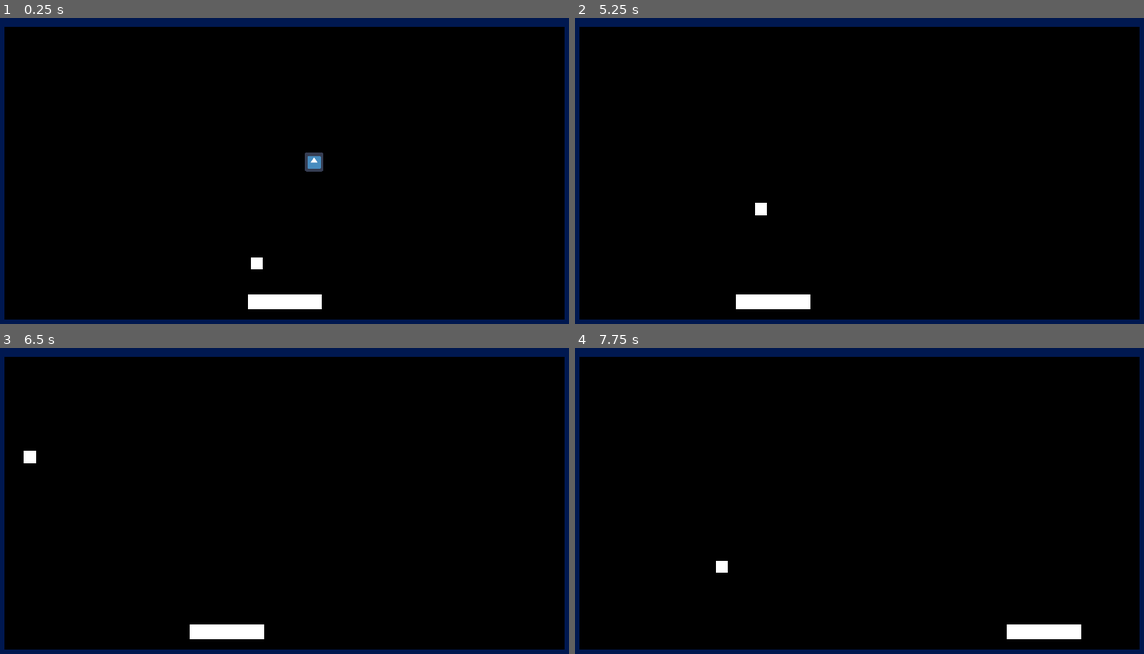
Above: before the commit, frames 1-4 (two rows, left to right).
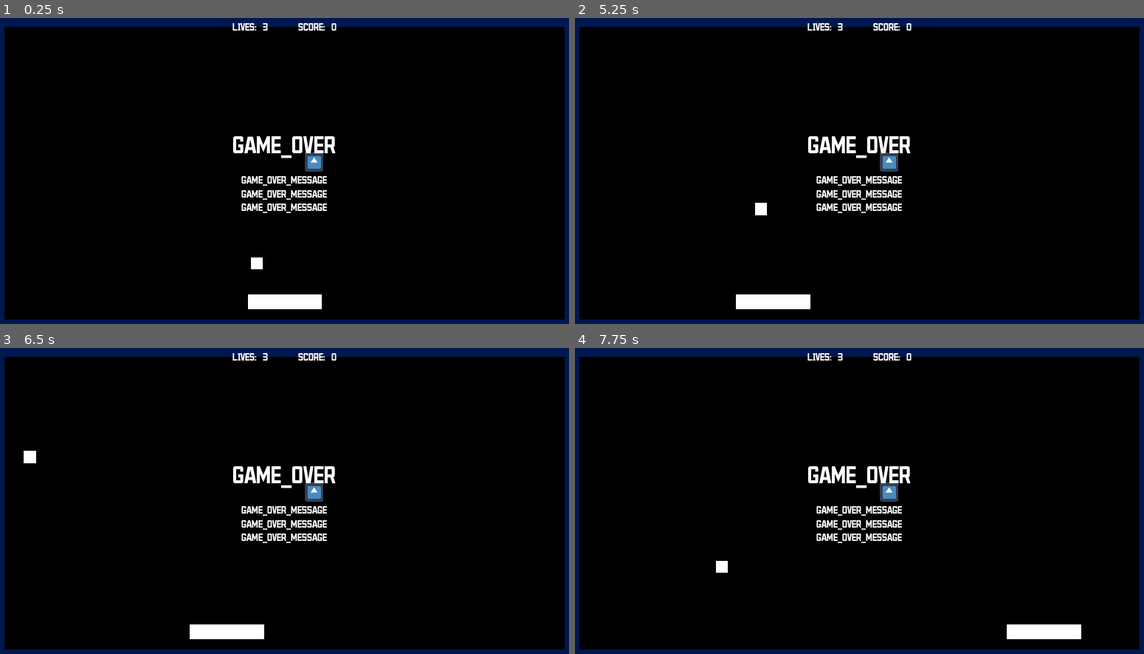
Above: after the commit, the same moments.

Repository: AlixBarreaux/simple-breakout
Game: Godot game, scene res://Scenes/Main.tscn
The game is run twice, just before and just after one commit, with the same random seed, the same clock (stepped at 60 frames per second) and the same inputs. Before the commit the project starts from res://Scenes/World.tscn. The engine's default icon, where the game draws it, is replaced by a stand-in: a white triangle on a blue panel in a dark square.
Inputs:
- Up to frame 1 (0.25 s): no input
- Up to frame 2 (5.25 s): tap Enter at 0.5 s; hold D (move_right) 0.53-1.28 s; hold Q (move_left) 1.28-2.03 s; hold D (move_right) 2.03-3.53 s; hold Q (move_left) from 3.53 s (still down)
- Up to frame 3 (6.5 s): release Q (move_left) at 5.78 s; hold D (move_right) from 5.78 s (still down)
- Up to frame 4 (7.75 s): keep holding D (move_right)

The runs differ from the first frame. In frame 1, 1.7% of the frame differs, in the area x 40-60%, y 1-64%; in frame 2, 1.9%; in frame 3, 1.9%; in frame 4, 1.9%.

Commit message:
Make the score update in the GUI in a way as decoupled as possible

Diff:
--- /dev/null
+++ b/Level.tscn
@@ -0,0 +1,148 @@
+[gd_scene load_steps=14 format=2]
+
+[ext_resource path="res://Scenes/Bricks/Brick.tscn" type="PackedScene" id=1]
+[ext_resource path="res://LivesManager.tscn" type="PackedScene" id=2]
+[ext_resource path="res://Scripts/balls_manager.gd" type="Script" id=3]
+[ext_resource path="res://Scripts/bricks_manager.gd" type="Script" id=10]
+[ext_resource path="res://Scenes/Paddle.tscn" type="PackedScene" id=11]
+[ext_resource path="res://Scenes/Ball.tscn" type="PackedScene" id=12]
+[ext_resource path="res://Scenes/Bricks/BrickHealth.tscn" type="PackedScene" id=13]
+[ext_resource path="res://Scenes/GUI/InGameGUI.tscn" type="PackedScene" id=14]
+[ext_resource path="res://Scenes/GUI/PauseMenu.tscn" type="PackedScene" id=15]
+[ext_resource path="res://level.gd" type="Script" id=16]
+
+[sub_resource type="RectangleShape2D" id=1]
+extents = Vector2( 928.202, 78.0024 )
+
+[sub_resource type="RectangleShape2D" id=2]
+extents = Vector2( 25, 540 )
+
+[sub_resource type="RectangleShape2D" id=3]
+extents = Vector2( 25, 940 )
+
+[node name="Level" type="Node2D"]
+script = ExtResource( 16 )
+
+[node name="LivesManager" parent="." instance=ExtResource( 2 )]
+current_lives = 3
+lives_gui_node_path = NodePath("../InGameGUICanvasLayer/InGameGUI/HBoxContainer/LivesGUI")
+
+[node name="StaticBody2D" type="StaticBody2D" parent="."]
+position = Vector2( 1010.26, 240.496 )
+
+[node name="CollisionShape2D" type="CollisionShape2D" parent="StaticBody2D"]
+position = Vector2( -22.2236, 0 )
+shape = SubResource( 1 )
+
+[node name="Bricks" type="Node2D" parent="."]
+script = ExtResource( 10 )
+
+[node name="Brick" parent="Bricks" instance=ExtResource( 1 )]
+position = Vector2( 691.983, 605.563 )
+score_value = 1
+
+[node name="BrickHealth" parent="Bricks" instance=ExtResource( 13 )]
+position = Vector2( 1089.23, 502.141 )
+score_value = 3
+
+[node name="Terrain" type="Node2D" parent="."]
+
+[node name="Borders" type="Node2D" parent="Terrain"]
+__meta__ = {
+"_edit_group_": true,
+"_edit_lock_": true
+}
+
+[node name="WallLeft" type="StaticBody2D" parent="Terrain/Borders"]
+collision_layer = 4
+collision_mask = 3
+
+[node name="Polygon2D" type="Polygon2D" parent="Terrain/Borders/WallLeft"]
+color = Color( 0, 0.0941176, 0.313726, 1 )
+polygon = PoolVector2Array( 0, 0, 50, 0, 50, 1080, 0, 1080 )
+
+[node name="CollisionShape2D" type="CollisionShape2D" parent="Terrain/Borders/WallLeft"]
+position = Vector2( 25, 540 )
+shape = SubResource( 2 )
+
+[node name="WallRight" type="StaticBody2D" parent="Terrain/Borders"]
+position = Vector2( 1930, 0 )
+collision_layer = 4
+collision_mask = 3
+
+[node name="Polygon2D" type="Polygon2D" parent="Terrain/Borders/WallRight"]
+color = Color( 0, 0.0941176, 0.313726, 1 )
+polygon = PoolVector2Array( 0, 0, 50, 0, 50, 1080, 0, 1080 )
+
+[node name="CollisionShape2D" type="CollisionShape2D" parent="Terrain/Borders/WallRight"]
+position = Vector2( 25, 540 )
+shape = SubResource( 2 )
+
+[node name="Ceiling" type="StaticBody2D" parent="Terrain/Borders"]
+position = Vector2( 2070, 0 )
+rotation = 1.57079
+collision_layer = 4
+collision_mask = 3
+
+[node name="Polygon2D" type="Polygon2D" parent="Terrain/Borders/Ceiling"]
+position = Vector2( 0, 140 )
+color = Color( 0, 0.0941176, 0.313726, 1 )
+polygon = PoolVector2Array( 0, 0, 50, 0, 50, 1880, 0, 1880 )
+
+[node name="CollisionShape2D" type="CollisionShape2D" parent="Terrain/Borders/Ceiling"]
+position = Vector2( 25, 1080 )
+shape = SubResource( 3 )
+
+[node name="Floor" type="StaticBody2D" parent="Terrain/Borders"]
+position = Vector2( 2070, 1030 )
+rotation = 1.57079
+collision_layer = 4
+collision_mask = 3
+
+[node name="Polygon2D" type="Polygon2D" parent="Terrain/Borders/Floor"]
+position = Vector2( 0, 140 )
+color = Color( 0, 0.0941176, 0.313726, 1 )
+polygon = PoolVector2Array( 0, 0, 50, 0, 50, 1880, 0, 1880 )
+
+[node name="CollisionShape2D" type="CollisionShape2D" parent="Terrain/Borders/Floor"]
+position = Vector2( 25, 1080 )
+shape = SubResource( 3 )
+
+[node name="Paddles" type="Node2D" parent="."]
+
+[node name="Paddle" parent="Paddles" instance=ExtResource( 11 )]
+position = Vector2( 991.326, 996.533 )
+current_speed = 650
+
+[node name="Balls" type="Node2D" parent="."]
+script = ExtResource( 3 )
+
+[node name="Ball" parent="Balls" instance=ExtResource( 12 )]
+position = Vector2( 997.47, 889.838 )
+
+[node name="ArenaBackgroundCanvasLayer" type="CanvasLayer" parent="."]
+layer = -1
+
+[node name="ColorRect" type="ColorRect" parent="ArenaBackgroundCanvasLayer"]
+anchor_right = 1.0
+anchor_bottom = 1.0
+color = Color( 0, 0, 0, 1 )
+__meta__ = {
+"_edit_lock_": true,
+"_edit_use_anchors_": false
+}
+
+[node name="InGameGUICanvasLayer" type="CanvasLayer" parent="."]
+
+[node name="InGameGUI" parent="InGameGUICanvasLayer" instance=ExtResource( 14 )]
+visible = false
+margin_top = -2.37842
+margin_bottom = -2.37842
+
+[node name="PauseMenu" parent="InGameGUICanvasLayer" instance=ExtResource( 15 )]
+visible = false
+
+[connection signal="lives_set" from="LivesManager" to="InGameGUICanvasLayer/InGameGUI/HBoxContainer/LivesGUI" method="_on_LivesManager_lives_set"]
+[connection signal="tree_entered" from="InGameGUICanvasLayer/InGameGUI/HBoxContainer/LivesGUI" to="LivesManager" method="_on_LivesGUI_tree_entered"]
+
+[editable path="InGameGUICanvasLayer/InGameGUI"]
--- /dev/null
+++ b/LivesGUI.tscn
@@ -0,0 +1,37 @@
+[gd_scene load_steps=2 format=2]
+
+[ext_resource path="res://lives_gui.gd" type="Script" id=1]
+
+[node name="LivesGUI" type="HBoxContainer"]
+margin_right = 153.0
+margin_bottom = 41.0
+custom_constants/separation = 20
+alignment = 1
+script = ExtResource( 1 )
+__meta__ = {
+"_edit_use_anchors_": false
+}
+
+[node name="LivesLabel" type="Label" parent="."]
+margin_left = 35.0
+margin_top = 13.0
+margin_right = 73.0
+margin_bottom = 27.0
+text = "LIVES:"
+align = 1
+valign = 1
+__meta__ = {
+"_edit_use_anchors_": false
+}
+
+[node name="LivesCounterLabel" type="Label" parent="."]
+margin_left = 93.0
+margin_top = 13.0
+margin_right = 117.0
+margin_bottom = 27.0
+text = "000"
+align = 1
+valign = 1
+__meta__ = {
+"_edit_use_anchors_": false
+}
--- /dev/null
+++ b/LivesManager.tscn
@@ -0,0 +1,6 @@
+[gd_scene load_steps=2 format=2]
+
+[ext_resource path="res://lives_manager.gd" type="Script" id=1]
+
+[node name="LivesManager" type="Node"]
+script = ExtResource( 1 )
--- a/Scenes/GUI/InGameGUI.tscn
+++ b/Scenes/GUI/InGameGUI.tscn
@@ -1,7 +1,13 @@
-[gd_scene load_steps=3 format=2]
+[gd_scene load_steps=6 format=2]
 
 [ext_resource path="res://Resources/Themes/main_theme.tres" type="Theme" id=1]
 [ext_resource path="res://Scripts/in_game_gui.gd" type="Script" id=2]
+[ext_resource path="res://Resources/Fonts/Dynamic_Fonts_Data/legend_dynamicfontdata.tres" type="DynamicFontData" id=3]
+[ext_resource path="res://LivesGUI.tscn" type="PackedScene" id=4]
+
+[sub_resource type="DynamicFont" id=1]
+size = 80
+font_data = ExtResource( 3 )
 
 [node name="InGameGUI" type="Control"]
 anchor_right = 1.0
@@ -11,7 +17,6 @@
 __meta__ = {
 "_edit_use_anchors_": false
 }
-current_lives = 2
 
 [node name="HBoxContainer" type="HBoxContainer" parent="."]
 anchor_left = 0.5
@@ -26,35 +31,7 @@
 "_edit_use_anchors_": false
 }
 
-[node name="LivesContainer" type="HBoxContainer" parent="HBoxContainer"]
-margin_right = 153.0
-margin_bottom = 41.0
-custom_constants/separation = 20
-alignment = 1
-__meta__ = {
-"_edit_use_anchors_": false
-}
-
-[node name="LivesLabel" type="Label" parent="HBoxContainer/LivesContainer"]
-margin_right = 82.0
-margin_bottom = 41.0
-text = "LIVES:"
-align = 1
-valign = 1
-__meta__ = {
-"_edit_use_anchors_": false
-}
-
-[node name="LivesCounterLabel" type="Label" parent="HBoxContainer/LivesContainer"]
-margin_left = 102.0
-margin_right = 153.0
-margin_bottom = 41.0
-text = "000"
-align = 1
-valign = 1
-__meta__ = {
-"_edit_use_anchors_": false
-}
+[node name="LivesGUI" parent="HBoxContainer" instance=ExtResource( 4 )]
 
 [node name="ScoreContainer" type="HBoxContainer" parent="HBoxContainer"]
 margin_left = 253.0
@@ -86,3 +63,52 @@
 __meta__ = {
 "_edit_use_anchors_": false
 }
+
+[node name="VBoxContainer" type="VBoxContainer" parent="."]
+anchor_left = 0.5
+anchor_top = 0.5
+anchor_right = 0.5
+anchor_bottom = 0.5
+margin_left = -334.0
+margin_top = -334.0
+margin_right = 333.0
+margin_bottom = 333.0
+custom_constants/separation = 50
+alignment = 1
+__meta__ = {
+"_edit_use_anchors_": false
+}
+
+[node name="GameOverLabel" type="Label" parent="VBoxContainer"]
+margin_top = 198.0
+margin_right = 667.0
+margin_bottom = 290.0
+custom_fonts/font = SubResource( 1 )
+text = "GAME_OVER"
+align = 1
+valign = 1
+
+[node name="GameOverMessageLabel" type="Label" parent="VBoxContainer"]
+margin_top = 340.0
+margin_right = 667.0
+margin_bottom = 469.0
+text = "GAME_OVER_MESSAGE
+GAME_OVER_MESSAGE
+GAME_OVER_MESSAGE"
+align = 1
+valign = 1
+
+[node name="ColorRect" type="ColorRect" parent="."]
+visible = false
+anchor_left = 0.5
+anchor_top = 0.5
+anchor_right = 0.5
+anchor_bottom = 0.5
+margin_left = -577.0
+margin_top = -285.0
+margin_right = 577.0
+margin_bottom = 285.0
+color = Color( 0, 0, 0, 1 )
+__meta__ = {
+"_edit_use_anchors_": false
+}
--- a/Scenes/GUI/LevelSelectionMenu.tscn
+++ b/Scenes/GUI/LevelSelectionMenu.tscn
@@ -3,7 +3,7 @@
 [ext_resource path="res://Resources/Fonts/Dynamic_Fonts_Data/legend_dynamicfontdata.tres" type="DynamicFontData" id=1]
 [ext_resource path="res://Scenes/GUI/LevelSelectionButton.tscn" type="PackedScene" id=2]
 [ext_resource path="res://Resources/Themes/main_theme.tres" type="Theme" id=3]
-[ext_resource path="res://Scenes/World.tscn" type="PackedScene" id=4]
+[ext_resource path="res://Scenes/Main.tscn" type="PackedScene" id=4]
 [ext_resource path="res://icon.png" type="Texture" id=5]
 [ext_resource path="res://Scripts/GUI/level_selection_menu.gd" type="Script" id=6]
 
--- a/Scenes/GUI/MainMenu.tscn
+++ b/Scenes/GUI/MainMenu.tscn
@@ -7,7 +7,7 @@
 [ext_resource path="res://Scenes/GUI/OptionsMenu.tscn" type="PackedScene" id=5]
 [ext_resource path="res://Scenes/GUI/LevelSelectionMenu.tscn" type="PackedScene" id=6]
 [ext_resource path="res://Scripts/GUI/main_menu.gd" type="Script" id=7]
-[ext_resource path="res://Scenes/World.tscn" type="PackedScene" id=8]
+[ext_resource path="res://Scenes/Main.tscn" type="PackedScene" id=8]
 
 [sub_resource type="DynamicFont" id=1]
 size = 60
--- a/Scenes/GUI/QuitToMainMenuButton.tscn
+++ b/Scenes/GUI/QuitToMainMenuButton.tscn
@@ -1,7 +1,8 @@
 [gd_scene load_steps=3 format=2]
 
 [ext_resource path="res://Resources/Fonts/Dynamic_Fonts/legend_bold_menu_buttons_dynamicfont.tres" type="DynamicFont" id=1]
-[ext_resource path="res://Scripts/quit_to_main_menu_button.gd" type="Script" id=2]
+[ext_resource path="res://Scripts/GUI/quit_to_main_menu_button.gd" type="Script" id=2]
+
 
 [node name="QuitToMainMenuButton" type="Button"]
 margin_top = 327.0
--- /dev/null
+++ b/Scenes/Main.tscn
@@ -0,0 +1,7 @@
+[gd_scene load_steps=2 format=2]
+
+[ext_resource path="res://Level.tscn" type="PackedScene" id=1]
+
+[node name="Main" type="Node"]
+
+[node name="Level" parent="." instance=ExtResource( 1 )]
--- a/Scenes/World.tscn
+++ /dev/null
@@ -1,144 +0,0 @@
-[gd_scene load_steps=12 format=2]
-
-[ext_resource path="res://Scenes/Paddle.tscn" type="PackedScene" id=1]
-[ext_resource path="res://Scenes/Bricks/Brick.tscn" type="PackedScene" id=2]
-[ext_resource path="res://Scenes/Ball.tscn" type="PackedScene" id=3]
-[ext_resource path="res://Scripts/balls_manager.gd" type="Script" id=4]
-[ext_resource path="res://Scenes/Bricks/BrickHealth.tscn" type="PackedScene" id=5]
-[ext_resource path="res://Scenes/GUI/InGameGUI.tscn" type="PackedScene" id=6]
-[ext_resource path="res://Scenes/GUI/PauseMenu.tscn" type="PackedScene" id=7]
-[ext_resource path="res://bricks_manager.gd" type="Script" id=8]
-
-[sub_resource type="RectangleShape2D" id=1]
-extents = Vector2( 928.202, 78.0024 )
-
-[sub_resource type="RectangleShape2D" id=3]
-extents = Vector2( 25, 540 )
-
-[sub_resource type="RectangleShape2D" id=4]
-extents = Vector2( 25, 940 )
-
-[node name="World" type="Node2D"]
-
-[node name="LevelTest" type="Node2D" parent="."]
-
-[node name="StaticBody2D" type="StaticBody2D" parent="LevelTest"]
-position = Vector2( 1010.26, 240.496 )
-
-[node name="CollisionShape2D" type="CollisionShape2D" parent="LevelTest/StaticBody2D"]
-position = Vector2( -22.2236, 0 )
-shape = SubResource( 1 )
-
-[node name="Bricks" type="Node2D" parent="LevelTest"]
-script = ExtResource( 8 )
-
-[node name="Brick" parent="LevelTest/Bricks" instance=ExtResource( 2 )]
-position = Vector2( 691.983, 605.563 )
-score_value = 1
-
-[node name="BrickHealth" parent="LevelTest/Bricks" instance=ExtResource( 5 )]
-position = Vector2( 1089.23, 502.141 )
-score_value = 3
-
-[node name="HealthManager" parent="LevelTest/Bricks/BrickHealth" index="0"]
-current_health = 2
-
-[node name="Terrain" type="Node2D" parent="LevelTest"]
-
-[node name="Borders" type="Node2D" parent="LevelTest/Terrain"]
-__meta__ = {
-"_edit_group_": true,
-"_edit_lock_": true
-}
-
-[node name="WallLeft" type="StaticBody2D" parent="LevelTest/Terrain/Borders"]
-collision_layer = 4
-collision_mask = 3
-
-[node name="Polygon2D" type="Polygon2D" parent="LevelTest/Terrain/Borders/WallLeft"]
-color = Color( 0, 0.0941176, 0.313726, 1 )
-polygon = PoolVector2Array( 0, 0, 50, 0, 50, 1080, 0, 1080 )
-
-[node name="CollisionShape2D" type="CollisionShape2D" parent="LevelTest/Terrain/Borders/WallLeft"]
-position = Vector2( 25, 540 )
-shape = SubResource( 3 )
-
-[node name="WallRight" type="StaticBody2D" parent="LevelTest/Terrain/Borders"]
-position = Vector2( 1930, 0 )
-collision_layer = 4
-collision_mask = 3
-
-[node name="Polygon2D" type="Polygon2D" parent="LevelTest/Terrain/Borders/WallRight"]
-color = Color( 0, 0.0941176, 0.313726, 1 )
-polygon = PoolVector2Array( 0, 0, 50, 0, 50, 1080, 0, 1080 )
-
-[node name="CollisionShape2D" type="CollisionShape2D" parent="LevelTest/Terrain/Borders/WallRight"]
-position = Vector2( 25, 540 )
-shape = SubResource( 3 )
-
-[node name="Ceiling" type="StaticBody2D" parent="LevelTest/Terrain/Borders"]
-position = Vector2( 2070, 0 )
-rotation = 1.57079
-collision_layer = 4
-collision_mask = 3
-
-[node name="Polygon2D" type="Polygon2D" parent="LevelTest/Terrain/Borders/Ceiling"]
-position = Vector2( 0, 140 )
-color = Color( 0, 0.0941176, 0.313726, 1 )
-polygon = PoolVector2Array( 0, 0, 50, 0, 50, 1880, 0, 1880 )
-
-[node name="CollisionShape2D" type="CollisionShape2D" parent="LevelTest/Terrain/Borders/Ceiling"]
-position = Vector2( 25, 1080 )
-shape = SubResource( 4 )
-
-[node name="Floor" type="StaticBody2D" parent="LevelTest/Terrain/Borders"]
-position = Vector2( 2070, 1030 )
-rotation = 1.57079
-collision_layer = 4
-collision_mask = 3
-
-[node name="Polygon2D" type="Polygon2D" parent="LevelTest/Terrain/Borders/Floor"]
-position = Vector2( 0, 140 )
-color = Color( 0, 0.0941176, 0.313726, 1 )
-polygon = PoolVector2Array( 0, 0, 50, 0, 50, 1880, 0, 1880 )
-
-[node name="CollisionShape2D" type="CollisionShape2D" parent="LevelTest/Terrain/Borders/Floor"]
-position = Vector2( 25, 1080 )
-shape = SubResource( 4 )
-
-[node name="Paddles" type="Node2D" parent="LevelTest"]
-
-[node name="Paddle" parent="LevelTest/Paddles" instance=ExtResource( 1 )]
-position = Vector2( 991.326, 996.533 )
-current_speed = 650
-
-[node name="Balls" type="Node2D" parent="LevelTest"]
-script = ExtResource( 4 )
-
-[node name="Ball" parent="LevelTest/Balls" instance=ExtResource( 3 )]
-position = Vector2( 997.47, 889.838 )
-
-[node name="ArenaBackground" type="CanvasLayer" parent="LevelTest"]
-layer = -1
-
-[node name="ColorRect" type="ColorRect" parent="LevelTest/ArenaBackground"]
-anchor_right = 1.0
-anchor_bottom = 1.0
-color = Color( 0, 0, 0, 1 )
-__meta__ = {
-"_edit_lock_": true,
-"_edit_use_anchors_": false
-}
-
-[node name="InGameGUICanvasLayer" type="CanvasLayer" parent="LevelTest"]
-
-[node name="InGameGUI" parent="LevelTest/InGameGUICanvasLayer" instance=ExtResource( 6 )]
-visible = false
-margin_top = -2.37842
-margin_bottom = -2.37842
-
-[node name="PauseMenu" parent="LevelTest/InGameGUICanvasLayer" instance=ExtResource( 7 )]
-visible = false
-
-[editable path="LevelTest/Bricks/Brick"]
-[editable path="LevelTest/Bricks/BrickHealth"]
--- a/Scripts/balls_manager.gd
+++ b/Scripts/balls_manager.gd
@@ -19,7 +19,9 @@
 	$Ball.connect("died", self, "on_ball_died")
 
 
+
+
 # To modify in case there are several balls since it's designed for 1 only
 func on_ball_died() -> void:
-
 	print("A ball died!")
+	Events.emit_signal("all_balls_died")
--- a/Scripts/brick.gd
+++ b/Scripts/brick.gd
@@ -36,7 +36,7 @@
 
 
 func on_died() -> void:
-	print(self.name, " : I died.")
+#	print(self.name, " : I died.")
 	self._disable()
 	self.emit_signal("brick_destroyed")
 
--- a/bricks_manager.gd
+++ b/Scripts/bricks_manager.gd
@@ -18,13 +18,13 @@
 	for child in self.get_children():
 		child.connect("brick_destroyed", self, "on_brick_destroyed")
 		self.bricks_counter += 1
-		print(str(child) + " | " + str(self.bricks_counter))
+#		print(str(child) + " | " + str(self.bricks_counter))
 
 
 func on_brick_destroyed() -> void:
 	self.bricks_counter -= 1
 
-	if self.bricks_counter < 1:
-		print(str(self.name) + ": There is no brick left!")
-	else:
-		print(str(self.name) + "There is at least one brick remaining!")
+#	if self.bricks_counter < 1:
+#		print(str(self.name) + ": There is no brick left!")
+#	else:
+#		print(str(self.name) + "There is at least one brick remaining!")
--- a/Scripts/in_game_gui.gd
+++ b/Scripts/in_game_gui.gd
@@ -4,10 +4,10 @@
 
 # ----------------------------- DECLARE VARIABLES ------------------------------
 
-export var current_lives: int = 0
+#export var current_lives: int = 0
 var current_score: int = 0
 
-onready var lives_counter_label: Label = $HBoxContainer/LivesContainer/LivesCounterLabel
+#onready var lives_counter_label: Label = $HBoxContainer/LivesContainer/LivesCounterLabel
 onready var score_counter_label: Label = $HBoxContainer/ScoreContainer/ScoreCounterLabel
 
 
@@ -15,30 +15,31 @@
 
 func _ready() -> void:
 	self._initialize()
+	self.show()
 
 
 # ------------------------------ DECLARE FUNCTIONS -----------------------------
 
 
 func _initialize() -> void:
-	self.set_lives(self.current_lives)
+#	self.set_lives(self.current_lives)
 	self.set_score(0)
 
 
 # Lives
-func set_lives(value: int) -> void:
-	self.current_lives = value
-	lives_counter_label.text = str(self.current_lives)
+#func set_lives(value: int) -> void:
+#	self.current_lives = value
+#	lives_counter_label.text = str(self.current_lives)
 
 
-func decrease_lives(value: int) -> void:
-	self.current_lives -= value
-	self.set_lives(value)
-
-
-func increase_lives(value: int) -> void:
-	self.current_lives += value
-	self.set_lives(value)
+#func decrease_lives(value: int) -> void:
+#	self.current_lives -= value
+#	self.set_lives(value)
+#
+#
+#func increase_lives(value: int) -> void:
+#	self.current_lives += value
+#	self.set_lives(value)
 
 
 # Score
@@ -58,6 +59,6 @@
 
 
 # Reset the whole GUI elements to 0
-func reset() -> void:
-	self.set_lives(self.current_lives)
-	self.set_score(0)
+#func reset() -> void:
+#	self.set_lives(self.current_lives)
+#	self.set_score(0)
--- a/Singletons/events.gd
+++ b/Singletons/events.gd
@@ -1,13 +1,13 @@
-class_name Events
 extends Node
 
 
 # ----------------------------- DECLARE VARIABLES ------------------------------
 
+signal all_balls_died
+signal game_over
 # DO SOMETHING SO THAT GUI UPDATES AND WORLD ELEMENTS RESET OR SOMETHING
 
 # ---------------------------------- RUN CODE ----------------------------------
 
 
-
 # ------------------------------ DECLARE FUNCTIONS -----------------------------
--- /dev/null
+++ b/level.gd
@@ -0,0 +1,65 @@
+class_name Level
+extends Node2D
+
+
+# ----------------------------- DECLARE VARIABLES ------------------------------
+
+export var current_lives: int = 0
+var current_score: int = 0
+
+
+# ---------------------------------- RUN CODE ----------------------------------
+
+func _ready() -> void:
+	self._initialize()
+	self.show()
+
+
+# ------------------------------ DECLARE FUNCTIONS -----------------------------
+
+
+func _initialize() -> void:
+	self.set_lives(self.current_lives)
+	self.set_score(0)
+
+
+# Lives
+signal lives_set
+func set_lives(value: int) -> void:
+	self.current_lives = value
+	self.emit_signal("lives_set", value)
+
+
+func decrease_lives(value: int) -> void:
+	self.current_lives -= value
+	self.set_lives(value)
+
+
+func increase_lives(value: int) -> void:
+	self.current_lives += value
+	self.set_lives(value)
+
+
+# Score
+func set_score(value: int) -> void:
+	self.current_score = value
+
+
+func decrease_score(value: int) -> void:
+	self.current_score -= value
+	self.set_score(value)
+
+
+func increase_score(value: int) -> void:
+	self.current_score += value
+	self.set_score(value)
+
+
+# Reset the whole GUI elements to 0
+func reset() -> void:
+	self.set_lives(self.current_lives)
+	self.set_score(0)
+
+
+func _on_Balls_all_balls_died() -> void:
+	self.decrease_lives(1)
--- /dev/null
+++ b/lives_gui.gd
@@ -0,0 +1,24 @@
+extends HBoxContainer
+
+
+# ----------------------------- DECLARE VARIABLES ------------------------------
+
+#export var current_lives: int = 0
+
+onready var lives_counter_label: Label = $LivesCounterLabel
+
+# ---------------------------------- RUN CODE ----------------------------------
+
+func _ready() -> void:
+	self._initialize()
+	pass
+
+# ------------------------------ DECLARE FUNCTIONS -----------------------------
+
+
+func _initialize() -> void:
+	self.lives_counter_label.text = "0"
+
+
+func _on_LivesManager_lives_set(value: int) -> void:
+	self.lives_counter_label.text = str(value)
--- /dev/null
+++ b/lives_manager.gd
@@ -0,0 +1,61 @@
+class_name LivesManager
+extends Node
+
+
+# ----------------------------- DECLARE VARIABLES ------------------------------
+
+export var current_lives: int = 0
+
+export (NodePath) onready var lives_gui_node_path = null
+
+onready var lives_gui: Control = null
+
+signal lives_set
+
+# ---------------------------------- RUN CODE ----------------------------------
+
+func _ready() -> void:
+	self._initialize_asserts()
+
+# ------------------------------ DECLARE FUNCTIONS -----------------------------
+
+func _on_LivesGUI_tree_entered() -> void:
+	lives_gui = get_node(lives_gui_node_path)
+
+	# Wait for the lives_gui node to be ready
+	# before sending the signal lives_set via set_lives() method
+	yield(lives_gui, "ready")
+	self._initialize()
+
+
+func _initialize_asserts() -> void:
+	# Current Lives must be above 0 in the inspector!
+	assert(self.current_lives > 0)
+
+
+func _initialize_signals() -> void:
+	Events.connect("all_balls_died", self, "on_all_balls_died")
+
+
+func _initialize() -> void:
+	self.set_lives(self.current_lives)
+
+
+# Lives
+func set_lives(value: int) -> void:
+	self.current_lives = value
+	self.emit_signal("lives_set", value)
+
+
+func decrease_lives(value: int) -> void:
+	self.current_lives -= value
+	self.set_lives(value)
+
+
+func increase_lives(value: int) -> void:
+	self.current_lives += value
+	self.set_lives(value)
+
+
+func on_all_balls_died() -> void:
+	self.decrease_lives(1)
--- a/project.godot
+++ b/project.godot
@@ -32,17 +32,12 @@
 "base": "Node2D",
 "class": "BricksManager",
 "language": "GDScript",
-"path": "res://bricks_manager.gd"
+"path": "res://Scripts/bricks_manager.gd"
 }, {
 "base": "Control",
 "class": "CreditsMenu",
 "language": "GDScript",
 "path": "res://Scripts/GUI/credits_menu.gd"
-}, {
-"base": "Node",
-"class": "Events",
-"language": "GDScript",
-"path": "res://Singletons/events.gd"
 }, {
 "base": "Node",
 "class": "HealthManager",
@@ -54,6 +49,11 @@
 "language": "GDScript",
 "path": "res://Scripts/in_game_gui.gd"
 }, {
+"base": "Node2D",
+"class": "Level",
+"language": "GDScript",
+"path": "res://level.gd"
+}, {
 "base": "Button",
 "class": "LevelSelectionButton",
 "language": "GDScript",
@@ -63,6 +63,11 @@
 "class": "LevelSelectionMenu",
 "language": "GDScript",
 "path": "res://Scripts/GUI/level_selection_menu.gd"
+}, {
+"base": "Node",
+"class": "LivesManager",
+"language": "GDScript",
+"path": "res://lives_manager.gd"
 }, {
 "base": "Control",
 "class": "MainMenu",
@@ -92,7 +97,7 @@
 "base": "Button",
 "class": "QuitToMainMenuButton",
 "language": "GDScript",
-"path": "res://Scripts/quit_to_main_menu_button.gd"
+"path": "res://Scripts/GUI/quit_to_main_menu_button.gd"
 } ]
 _global_script_class_icons={
 "Ball": "",
@@ -101,11 +106,12 @@
 "BrickHealth": "",
 "BricksManager": "",
 "CreditsMenu": "",
-"Events": "",
 "HealthManager": "",
 "InGameGUI": "",
+"Level": "",
 "LevelSelectionButton": "",
 "LevelSelectionMenu": "",
+"LivesManager": "",
 "MainMenu": "",
 "OptionsMenu": "",
 "Paddle": "",
@@ -117,8 +123,12 @@
 [application]
 
 config/name="Breakout"
-run/main_scene="res://Scenes/World.tscn"
+run/main_scene="res://Scenes/Main.tscn"
 config/icon="res://icon.png"
+
+[autoload]
+
+Events="*res://Singletons/events.gd"
 
 [display]
 
Renamed: Scripts/quit_to_main_menu_button.gd -> Scripts/GUI/quit_to_main_menu_button.gd
